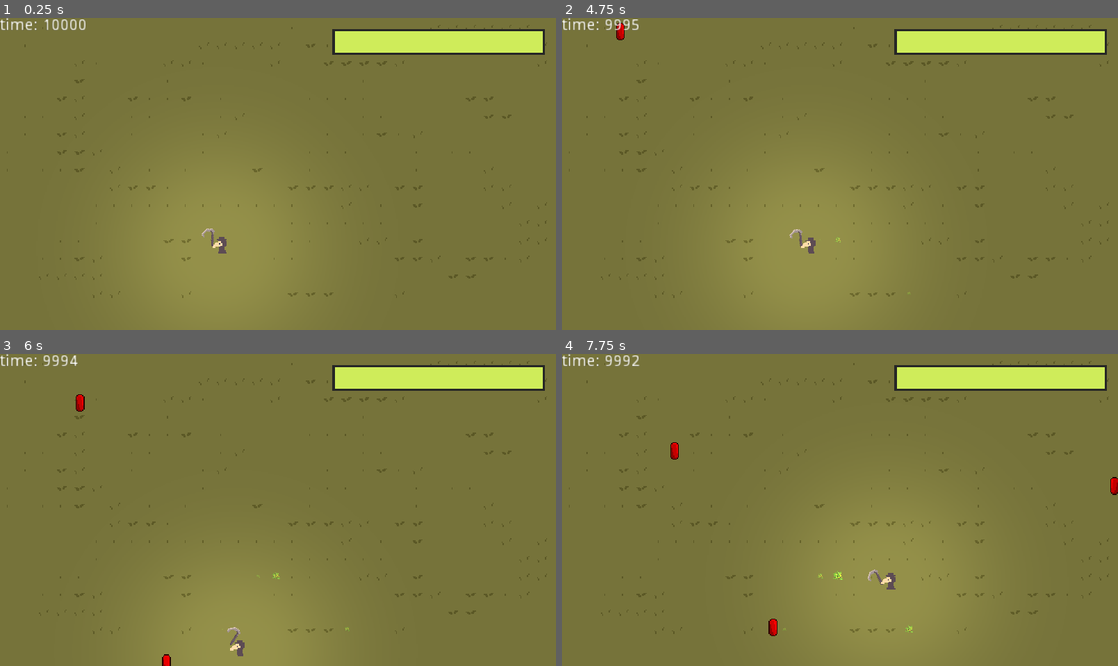
Above: before the commit, frames 1-4 (two rows, left to right).
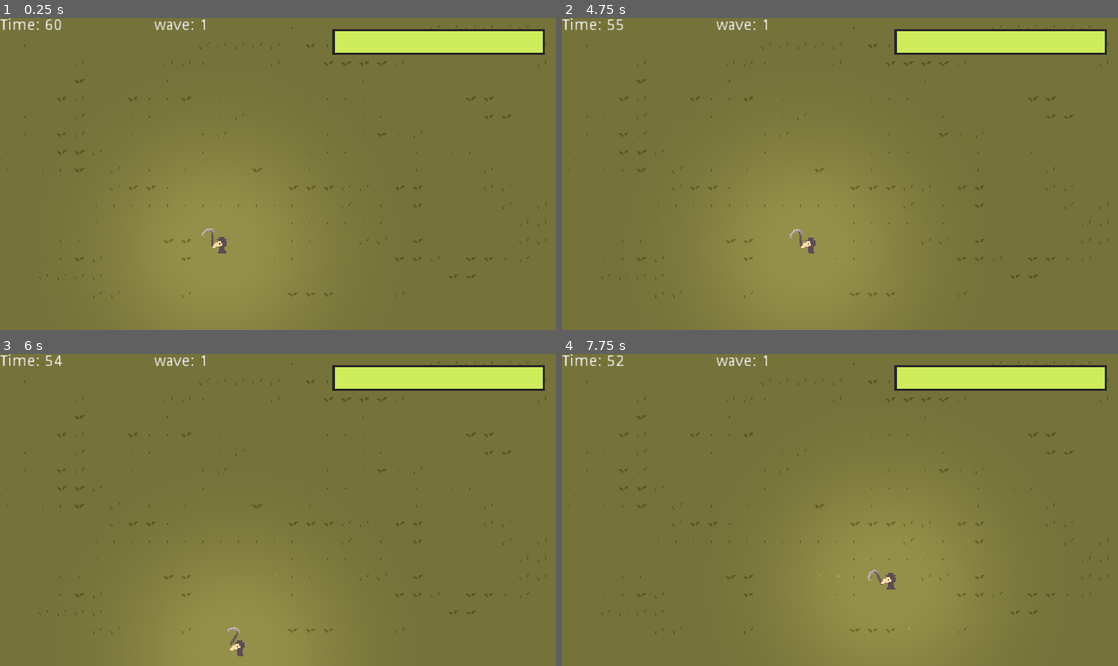
Above: after the commit, the same moments.

Repository: AJ08Coder/LudumDare52
Game: Godot game, scene res://Enviroment/World.tscn
The game is run twice, just before and just after one commit, with the same random seed, the same clock (stepped at 60 frames per second) and the same inputs.
Inputs (mouse positions are in pixels of both pictures, inside the frame that each line leads up to):
- Up to frame 1 (0.25 s): no input
- Up to frame 2 (4.75 s): tap Enter at 0.5 s; move the mouse to (962, 158) at 0.52 s; press the mouse at (962, 158) at 0.53 s; hold D (move_right) 0.53-1.28 s; move the mouse to (728, 189) at 1.27 s; release the mouse at (728, 189) at 1.28 s; hold S (move_down) 1.28-2.03 s; tap E (plant) at 1.35, 2.85, 4.35 s; tap Space at 2 s; move the mouse to (895, 105) at 2.02 s; press the mouse at (895, 105) at 2.03 s; hold D (move_right) 2.03-2.78 s; move the mouse to (812, 236) at 2.77 s; release the mouse at (812, 236) at 2.78 s; hold W (move_up) 2.78-3.53 s; move the mouse to (1006, 220) at 3.52 s; press the mouse at (1006, 220) at 3.53 s; hold A (move_left) from 3.53 s (still down); move the mouse to (673, 127) at 4.27 s; release the mouse at (673, 127) at 4.28 s
- Up to frame 3 (6 s): move the mouse to (305, 510) at 5.02 s; release A (move_left) at 5.03 s; press the mouse at (305, 510) at 5.03 s; hold S (move_down) 5.03-5.78 s; move the mouse to (194, 432) at 5.77 s; release the mouse at (194, 432) at 5.78 s; hold D (move_right) from 5.78 s (still down); tap E (plant) at 5.85 s
- Up to frame 4 (7.75 s): move the mouse to (962, 494) at 6.52 s; release D (move_right) at 6.53 s; press the mouse at (962, 494) at 6.53 s; hold W (move_up) 6.53-7.28 s; move the mouse to (728, 525) at 7.27 s; release the mouse at (728, 525) at 7.28 s; hold D (move_right) from 7.28 s (still down); tap E (plant) at 7.35 s

The runs differ from the first frame. In frame 1, 0.4% of the frame differs, in the area x 0-37%, y 0-5%; in frame 2, 0.5%; in frame 3, 0.6%; in frame 4, 0.7%, in the area x 0-100%, y 0-91%.

Commit message:
Crop is longer

Diff:
--- a/Characters/Player/MeeleWeapon.tscn
+++ b/Characters/Player/MeeleWeapon.tscn
@@ -6,10 +6,61 @@
 [sub_resource type="RectangleShape2D" id=8]
 extents = Vector2( 7.75, 5 )
 
-[sub_resource type="Animation" id=9]
+[sub_resource type="Animation" id=10]
+resource_name = "Idle"
+tracks/0/type = "value"
+tracks/0/path = NodePath("HitBox/Sprite:frame")
+tracks/0/interp = 1
+tracks/0/loop_wrap = true
+tracks/0/imported = false
+tracks/0/enabled = true
+tracks/0/keys = {
+"times": PoolRealArray( 0 ),
+"transitions": PoolRealArray( 1 ),
+"update": 1,
+"values": [ 0 ]
+}
+tracks/1/type = "value"
+tracks/1/path = NodePath(".:position")
+tracks/1/interp = 1
+tracks/1/loop_wrap = true
+tracks/1/imported = false
+tracks/1/enabled = true
+tracks/1/keys = {
+"times": PoolRealArray( 0 ),
+"transitions": PoolRealArray( 1 ),
+"update": 0,
+"values": [ Vector2( 10, 0 ) ]
+}
+tracks/2/type = "value"
+tracks/2/path = NodePath(".:rotation_degrees")
+tracks/2/interp = 1
+tracks/2/loop_wrap = true
+tracks/2/imported = false
+tracks/2/enabled = true
+tracks/2/keys = {
+"times": PoolRealArray( 0 ),
+"transitions": PoolRealArray( 1 ),
+"update": 0,
+"values": [ 0.0 ]
+}
+tracks/3/type = "value"
+tracks/3/path = NodePath("HitBox/CollisionShape2D:disabled")
+tracks/3/interp = 1
+tracks/3/loop_wrap = true
+tracks/3/imported = false
+tracks/3/enabled = true
+tracks/3/keys = {
+"times": PoolRealArray( 0 ),
+"transitions": PoolRealArray( 1 ),
+"update": 1,
+"values": [ true ]
+}
+
+[sub_resource type="Animation" id=11]
 length = 0.001
 tracks/0/type = "value"
-tracks/0/path = NodePath("HitBox:position")
+tracks/0/path = NodePath(".:rotation_degrees")
 tracks/0/interp = 1
 tracks/0/loop_wrap = true
 tracks/0/imported = false
@@ -18,10 +69,10 @@
 "times": PoolRealArray( 0 ),
 "transitions": PoolRealArray( 1 ),
 "update": 0,
-"values": [ Vector2( 15, 5 ) ]
+"values": [ 14.5 ]
 }
 tracks/1/type = "value"
-tracks/1/path = NodePath("HitBox:rotation_degrees")
+tracks/1/path = NodePath(".:position")
 tracks/1/interp = 1
 tracks/1/loop_wrap = true
 tracks/1/imported = false
@@ -30,10 +81,10 @@
 "times": PoolRealArray( 0 ),
 "transitions": PoolRealArray( 1 ),
 "update": 0,
-"values": [ 0.0 ]
+"values": [ Vector2( 9.036, 6.499 ) ]
 }
 tracks/2/type = "value"
-tracks/2/path = NodePath("HitBox/CollisionShape2D:disabled")
+tracks/2/path = NodePath("HitBox/Sprite:frame")
 tracks/2/interp = 1
 tracks/2/loop_wrap = true
 tracks/2/imported = false
@@ -42,10 +93,10 @@
 "times": PoolRealArray( 0 ),
 "transitions": PoolRealArray( 1 ),
 "update": 0,
-"values": [ true ]
+"values": [ 2 ]
 }
 tracks/3/type = "value"
-tracks/3/path = NodePath("HitBox/Sprite:frame")
+tracks/3/path = NodePath("HitBox/CollisionShape2D:disabled")
 tracks/3/interp = 1
 tracks/3/loop_wrap = true
 tracks/3/imported = false
@@ -54,15 +105,15 @@
 "times": PoolRealArray( 0 ),
 "transitions": PoolRealArray( 1 ),
 "update": 0,
-"values": [ 0 ]
+"values": [ true ]
 }
 
-[sub_resource type="Animation" id=10]
-resource_name = "Slash1"
+[sub_resource type="Animation" id=9]
+resource_name = "Slash"
 length = 0.2
-step = 0.01
+step = 0.05
 tracks/0/type = "value"
-tracks/0/path = NodePath("HitBox/CollisionShape2D:disabled")
+tracks/0/path = NodePath(".:position")
 tracks/0/interp = 1
 tracks/0/loop_wrap = true
 tracks/0/imported = false
@@ -70,35 +121,35 @@
 tracks/0/keys = {
 "times": PoolRealArray( 0, 0.2 ),
 "transitions": PoolRealArray( 1, 1 ),
-"update": 1,
-"values": [ false, true ]
+"update": 0,
+"values": [ Vector2( 9.036, -6.499 ), Vector2( 9.036, 6.499 ) ]
 }
 tracks/1/type = "value"
-tracks/1/path = NodePath("HitBox/Sprite:frame")
+tracks/1/path = NodePath(".:rotation_degrees")
 tracks/1/interp = 1
 tracks/1/loop_wrap = true
 tracks/1/imported = false
 tracks/1/enabled = true
 tracks/1/keys = {
-"times": PoolRealArray( 0, 0.04, 0.08, 0.16, 0.2 ),
-"transitions": PoolRealArray( 1, 1, 1, 1, 1 ),
-"update": 1,
-"values": [ 1, 2, 3, 5, 6 ]
+"times": PoolRealArray( 0, 0.2 ),
+"transitions": PoolRealArray( 1, 1 ),
+"update": 0,
+"values": [ -14.5, 72.6 ]
 }
 tracks/2/type = "value"
-tracks/2/path = NodePath("HitBox:position")
+tracks/2/path = NodePath("HitBox/Sprite:frame")
 tracks/2/interp = 1
 tracks/2/loop_wrap = true
 tracks/2/imported = false
 tracks/2/enabled = true
 tracks/2/keys = {
-"times": PoolRealArray( 0, 0.2 ),
-"transitions": PoolRealArray( 1, 1 ),
-"update": 0,
-"values": [ Vector2( 13, 0 ), Vector2( 14, 10 ) ]
+"times": PoolRealArray( 0, 0.05, 0.15, 0.2 ),
+"transitions": PoolRealArray( 1, 1, 1, 1 ),
+"update": 1,
+"values": [ 2, 3, 5, 6 ]
 }
 tracks/3/type = "value"
-tracks/3/path = NodePath("HitBox:rotation_degrees")
+tracks/3/path = NodePath("HitBox/CollisionShape2D:disabled")
 tracks/3/interp = 1
 tracks/3/loop_wrap = true
 tracks/3/imported = false
@@ -106,22 +157,23 @@
 tracks/3/keys = {
 "times": PoolRealArray( 0, 0.2 ),
 "transitions": PoolRealArray( 1, 1 ),
-"update": 0,
-"values": [ -46.5, 77.4 ]
+"update": 1,
+"values": [ false, true ]
 }
 
 [node name="MeeleWeapon" type="Node2D"]
-position = Vector2( 17, -17 )
-rotation = -0.380482
+position = Vector2( 9.036, 6.499 )
+rotation = 1.26711
+
+[node name="HitBox" type="Area2D" parent="."]
+z_index = -1
+z_as_relative = false
+collision_layer = 0
+collision_mask = 32
+script = ExtResource( 2 )
 __meta__ = {
 "_edit_group_": true
 }
-
-[node name="HitBox" type="Area2D" parent="."]
-position = Vector2( 15, 5 )
-collision_layer = 0
-collision_mask = 32
-script = ExtResource( 2 )
 
 [node name="CollisionShape2D" type="CollisionShape2D" parent="HitBox"]
 shape = SubResource( 8 )
@@ -131,7 +183,10 @@
 position = Vector2( -2, -2 )
 texture = ExtResource( 1 )
 vframes = 7
+frame = 6
 
-[node name="AnimationPlayer" type="AnimationPlayer" parent="."]
-anims/RESET = SubResource( 9 )
-anims/Slash1 = SubResource( 10 )
+[node name="AnimationPlayer" type="AnimationPlayer" parent="HitBox"]
+root_node = NodePath("../..")
+anims/Idle = SubResource( 10 )
+anims/RESET = SubResource( 11 )
+anims/Slash = SubResource( 9 )
--- a/Characters/Player/Player.tscn
+++ b/Characters/Player/Player.tscn
@@ -1,11 +1,10 @@
-[gd_scene load_steps=18 format=2]
+[gd_scene load_steps=13 format=2]
 
 [ext_resource path="res://Art/plaguedoctor.png" type="Texture" id=1]
 [ext_resource path="res://Characters/Player/Player.gd" type="Script" id=2]
 [ext_resource path="res://Characters/Hurtbox.gd" type="Script" id=3]
-[ext_resource path="res://Art/scythe.png" type="Texture" id=4]
 [ext_resource path="res://Enviroment/Crop.tscn" type="PackedScene" id=5]
-[ext_resource path="res://Characters/Hitbox.gd" type="Script" id=6]
+[ext_resource path="res://Characters/Player/MeeleWeapon.tscn" type="PackedScene" id=6]
 [ext_resource path="res://gradslol.png" type="Texture" id=7]
 
 [sub_resource type="RectangleShape2D" id=7]
@@ -44,164 +43,6 @@
 "transitions": PoolRealArray( 1, 1, 1, 1 ),
 "update": 1,
 "values": [ 0, 1, 2, 3 ]
-}
-
-[sub_resource type="RectangleShape2D" id=8]
-extents = Vector2( 7.75, 5 )
-
-[sub_resource type="Animation" id=10]
-resource_name = "Idle"
-tracks/0/type = "value"
-tracks/0/path = NodePath("HitBox/Sprite:frame")
-tracks/0/interp = 1
-tracks/0/loop_wrap = true
-tracks/0/imported = false
-tracks/0/enabled = true
-tracks/0/keys = {
-"times": PoolRealArray( 0 ),
-"transitions": PoolRealArray( 1 ),
-"update": 1,
-"values": [ 0 ]
-}
-tracks/1/type = "value"
-tracks/1/path = NodePath(".:position")
-tracks/1/interp = 1
-tracks/1/loop_wrap = true
-tracks/1/imported = false
-tracks/1/enabled = true
-tracks/1/keys = {
-"times": PoolRealArray( 0 ),
-"transitions": PoolRealArray( 1 ),
-"update": 0,
-"values": [ Vector2( 10, 0 ) ]
-}
-tracks/2/type = "value"
-tracks/2/path = NodePath(".:rotation_degrees")
-tracks/2/interp = 1
-tracks/2/loop_wrap = true
-tracks/2/imported = false
-tracks/2/enabled = true
-tracks/2/keys = {
-"times": PoolRealArray( 0 ),
-"transitions": PoolRealArray( 1 ),
-"update": 0,
-"values": [ 0.0 ]
-}
-tracks/3/type = "value"
-tracks/3/path = NodePath("HitBox/CollisionShape2D:disabled")
-tracks/3/interp = 1
-tracks/3/loop_wrap = true
-tracks/3/imported = false
-tracks/3/enabled = true
-tracks/3/keys = {
-"times": PoolRealArray( 0 ),
-"transitions": PoolRealArray( 1 ),
-"update": 1,
-"values": [ true ]
-}
-
-[sub_resource type="Animation" id=11]
-length = 0.001
-tracks/0/type = "value"
-tracks/0/path = NodePath(".:rotation_degrees")
-tracks/0/interp = 1
-tracks/0/loop_wrap = true
-tracks/0/imported = false
-tracks/0/enabled = true
-tracks/0/keys = {
-"times": PoolRealArray( 0 ),
-"transitions": PoolRealArray( 1 ),
-"update": 0,
-"values": [ 14.5 ]
-}
-tracks/1/type = "value"
-tracks/1/path = NodePath(".:position")
-tracks/1/interp = 1
-tracks/1/loop_wrap = true
-tracks/1/imported = false
-tracks/1/enabled = true
-tracks/1/keys = {
-"times": PoolRealArray( 0 ),
-"transitions": PoolRealArray( 1 ),
-"update": 0,
-"values": [ Vector2( 9.036, 6.499 ) ]
-}
-tracks/2/type = "value"
-tracks/2/path = NodePath("HitBox/Sprite:frame")
-tracks/2/interp = 1
-tracks/2/loop_wrap = true
-tracks/2/imported = false
-tracks/2/enabled = true
-tracks/2/keys = {
-"times": PoolRealArray( 0 ),
-"transitions": PoolRealArray( 1 ),
-"update": 0,
-"values": [ 2 ]
-}
-tracks/3/type = "value"
-tracks/3/path = NodePath("HitBox/CollisionShape2D:disabled")
-tracks/3/interp = 1
-tracks/3/loop_wrap = true
-tracks/3/imported = false
-tracks/3/enabled = true
-tracks/3/keys = {
-"times": PoolRealArray( 0 ),
-"transitions": PoolRealArray( 1 ),
-"update": 0,
-"values": [ true ]
-}
-
-[sub_resource type="Animation" id=9]
-resource_name = "Slash"
-length = 0.2
-step = 0.05
-tracks/0/type = "value"
-tracks/0/path = NodePath(".:position")
-tracks/0/interp = 1
-tracks/0/loop_wrap = true
-tracks/0/imported = false
-tracks/0/enabled = true
-tracks/0/keys = {
-"times": PoolRealArray( 0, 0.2 ),
-"transitions": PoolRealArray( 1, 1 ),
-"update": 0,
-"values": [ Vector2( 9.036, -6.499 ), Vector2( 9.036, 6.499 ) ]
-}
-tracks/1/type = "value"
-tracks/1/path = NodePath(".:rotation_degrees")
-tracks/1/interp = 1
-tracks/1/loop_wrap = true
-tracks/1/imported = false
-tracks/1/enabled = true
-tracks/1/keys = {
-"times": PoolRealArray( 0, 0.2 ),
-"transitions": PoolRealArray( 1, 1 ),
-"update": 0,
-"values": [ -14.5, 72.6 ]
-}
-tracks/2/type = "value"
-tracks/2/path = NodePath("HitBox/Sprite:frame")
-tracks/2/interp = 1
-tracks/2/loop_wrap = true
-tracks/2/imported = false
-tracks/2/enabled = true
-tracks/2/keys = {
-"times": PoolRealArray( 0, 0.05, 0.15, 0.2 ),
-"transitions": PoolRealArray( 1, 1, 1, 1 ),
-"update": 1,
-"values": [ 2, 3, 5, 6 ]
-}
-tracks/3/type = "value"
-tracks/3/path = NodePath("HitBox/CollisionShape2D:disabled")
-tracks/3/interp = 1
-tracks/3/loop_wrap = true
-tracks/3/imported = false
-tracks/3/enabled = true
-tracks/3/keys = {
-"times": PoolRealArray( 0, 0.2 ),
-"transitions": PoolRealArray( 1, 1 ),
-"update": 1,
-"values": [ false, true ]
 }
 
 [sub_resource type="CircleShape2D" id=5]
@@ -250,35 +91,11 @@
 visible = false
 polygon = PoolVector2Array( -2, -1, -1, 2, 1, 2, 2, 0, 1, -2, -1, -2 )
 
-[node name="MeeleWeapon" type="Node2D" parent="Hand"]
-position = Vector2( 9.036, 6.499 )
+[node name="MeeleWeapon" parent="Hand" instance=ExtResource( 6 )]
 rotation = 0.253073
 
-[node name="HitBox" type="Area2D" parent="Hand/MeeleWeapon"]
-z_index = -1
-z_as_relative = false
-collision_layer = 0
-collision_mask = 32
-script = ExtResource( 6 )
-__meta__ = {
-"_edit_group_": true
-}
-
-[node name="CollisionShape2D" type="CollisionShape2D" parent="Hand/MeeleWeapon/HitBox"]
-shape = SubResource( 8 )
-disabled = true
-
-[node name="Sprite" type="Sprite" parent="Hand/MeeleWeapon/HitBox"]
-position = Vector2( -2, -2 )
-texture = ExtResource( 4 )
-vframes = 7
+[node name="Sprite" parent="Hand/MeeleWeapon/HitBox" index="1"]
 frame = 2
-
-[node name="AnimationPlayer" type="AnimationPlayer" parent="Hand/MeeleWeapon/HitBox"]
-root_node = NodePath("../..")
-anims/Idle = SubResource( 10 )
-anims/RESET = SubResource( 11 )
-anims/Slash = SubResource( 9 )
 
 [node name="Attract" type="Area2D" parent="."]
 visible = false
@@ -308,3 +125,5 @@
 [connection signal="body_exited" from="Attract" to="." method="_on_Attract_body_exited"]
 [connection signal="body_entered" from="Attack" to="." method="_on_Attack_body_entered"]
 [connection signal="body_exited" from="Attack" to="." method="_on_Attack_body_exited"]
+
+[editable path="Hand/MeeleWeapon"]
--- a/Enviroment/Crop.tscn
+++ b/Enviroment/Crop.tscn
@@ -10,7 +10,8 @@
 
 [sub_resource type="Animation" id=2]
 resource_name = "Grow"
-length = 10.0
+length = 30.0
+step = 1.0
 tracks/0/type = "value"
 tracks/0/path = NodePath("Sprite:scale")
 tracks/0/interp = 1
@@ -18,7 +19,7 @@
 tracks/0/imported = false
 tracks/0/enabled = true
 tracks/0/keys = {
-"times": PoolRealArray( 0, 10 ),
+"times": PoolRealArray( 0, 30 ),
 "transitions": PoolRealArray( 1, 1 ),
 "update": 0,
 "values": [ Vector2( 0.1, 0.1 ), Vector2( 1, 1 ) ]
@@ -30,7 +31,7 @@
 tracks/1/imported = false
 tracks/1/enabled = true
 tracks/1/keys = {
-"times": PoolRealArray( 0, 10 ),
+"times": PoolRealArray( 0, 30 ),
 "transitions": PoolRealArray( 1, 1 ),
 "update": 0,
 "values": [ Color( 1, 1, 1, 0.0784314 ), Color( 1, 1, 1, 1 ) ]
@@ -42,7 +43,7 @@
 tracks/2/imported = false
 tracks/2/enabled = true
 tracks/2/keys = {
-"times": PoolRealArray( 0, 10 ),
+"times": PoolRealArray( 0, 30 ),
 "transitions": PoolRealArray( 1, 1 ),
 "update": 1,
 "values": [ true, false ]
@@ -54,7 +55,7 @@
 tracks/3/imported = false
 tracks/3/enabled = true
 tracks/3/keys = {
-"times": PoolRealArray( 0, 10 ),
+"times": PoolRealArray( 0, 30 ),
 "transitions": PoolRealArray( 1, 1 ),
 "update": 1,
 "values": [ false, true ]
--- a/Enviroment/Cycle.gd
+++ b/Enviroment/Cycle.gd
@@ -1,6 +1,7 @@
 extends CanvasModulate
 
-onready var rich_text_label = $"../CanvasLayer/RichTextLabel"
+onready var timelabel = $"../CanvasLayer/Time"
+
 export var time = 1 # 1 = day 0 = night
 
 signal turned_day_time
@@ -13,7 +14,8 @@
 	$AnimationPlayer.play("RESET")
 
 func _process(delta):
-	rich_text_label.text = "time: " + str(round($Time.time_left))
+#	pass
+	timelabel.text = "Time: " + str(round($Time.time_left))
 
 func _on_Time_timeout():
 	if time == 1:
--- a/Enviroment/World.tscn
+++ b/Enviroment/World.tscn
@@ -1,10 +1,11 @@
-[gd_scene load_steps=15 format=2]
+[gd_scene load_steps=16 format=2]
 
 [ext_resource path="res://Characters/Player/Player.tscn" type="PackedScene" id=1]
 [ext_resource path="res://Enviroment/World.gd" type="Script" id=2]
 [ext_resource path="res://Art/tileset.png" type="Texture" id=3]
 [ext_resource path="res://Art/bg.png" type="Texture" id=4]
 [ext_resource path="res://Enviroment/Cycle.gd" type="Script" id=5]
+[ext_resource path="res://UI/HUD/Time.gd" type="Script" id=6]
 
 [sub_resource type="RectangleShape2D" id=1]
 extents = Vector2( 331, 26 )
@@ -346,7 +347,6 @@
 
 [node name="SpawnEnemies" type="Timer" parent="GameLoop"]
 wait_time = 2.0
-autostart = true
 
 [node name="YSort" type="YSort" parent="."]
 
@@ -385,16 +385,27 @@
 anims/RESET = SubResource( 7 )
 
 [node name="Time" type="Timer" parent="Cycle"]
-wait_time = 10000.0
+wait_time = 60.0
 one_shot = true
 autostart = true
 
 [node name="CanvasLayer" type="CanvasLayer" parent="."]
 
-[node name="RichTextLabel" type="RichTextLabel" parent="CanvasLayer"]
+[node name="Time" type="RichTextLabel" parent="CanvasLayer"]
 margin_right = 223.0
 margin_bottom = 63.0
 text = "time: 123"
+script = ExtResource( 6 )
+
+[node name="Timer" type="Timer" parent="CanvasLayer/Time"]
+
+[node name="Wave" type="RichTextLabel" parent="CanvasLayer"]
+anchor_left = 0.5
+anchor_right = 0.5
+margin_left = -111.5
+margin_right = 111.5
+margin_bottom = 63.0
+text = "wave: 1"
 
 [node name="PlayerHealthBar" type="ProgressBar" parent="CanvasLayer"]
 anchor_left = 1.0
@@ -412,3 +423,4 @@
 [connection signal="turned_day_time" from="Cycle" to="." method="_on_Cycle_turned_day_time"]
 [connection signal="turned_night_time" from="Cycle" to="." method="_on_Cycle_turned_night_time"]
 [connection signal="timeout" from="Cycle/Time" to="Cycle" method="_on_Time_timeout"]
+[connection signal="timeout" from="CanvasLayer/Time/Timer" to="CanvasLayer/Time" method="_on_Timer_timeout"]
--- /dev/null
+++ b/UI/HUD/Time.gd
@@ -0,0 +1,15 @@
+extends RichTextLabel
+
+var times = ["1:00","2:00","3:00","4:00","5:00","6:00","7:00"
+,"8:00","9:00","10:00","11:00","12:00"]
+
+var justinisuseless = 0
+
+func _ready():
+	text = "Time: " + str(times[justinisuseless])
+
+func _on_Timer_timeout():
+	if justinisuseless >= 12:
+		justinisuseless = 0
+	justinisuseless += 1
+	text = "Time: " + str(times[justinisuseless])
Not shown: 1 places in Characters/Player/MeeleWeapon.tscn that only renumber resources
